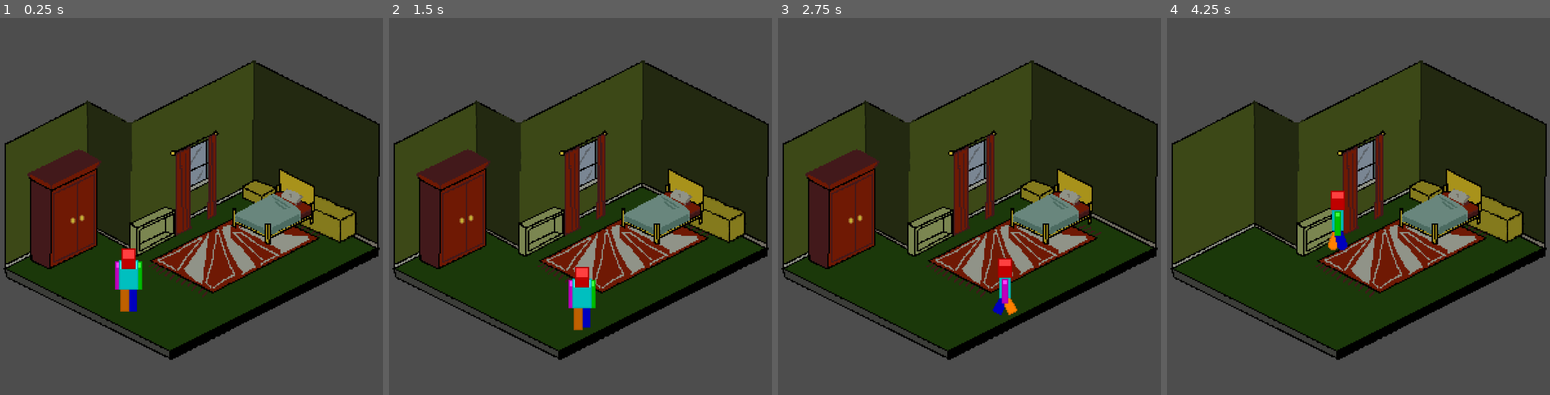
Above: before the commit, frames 1-4 (left to right).
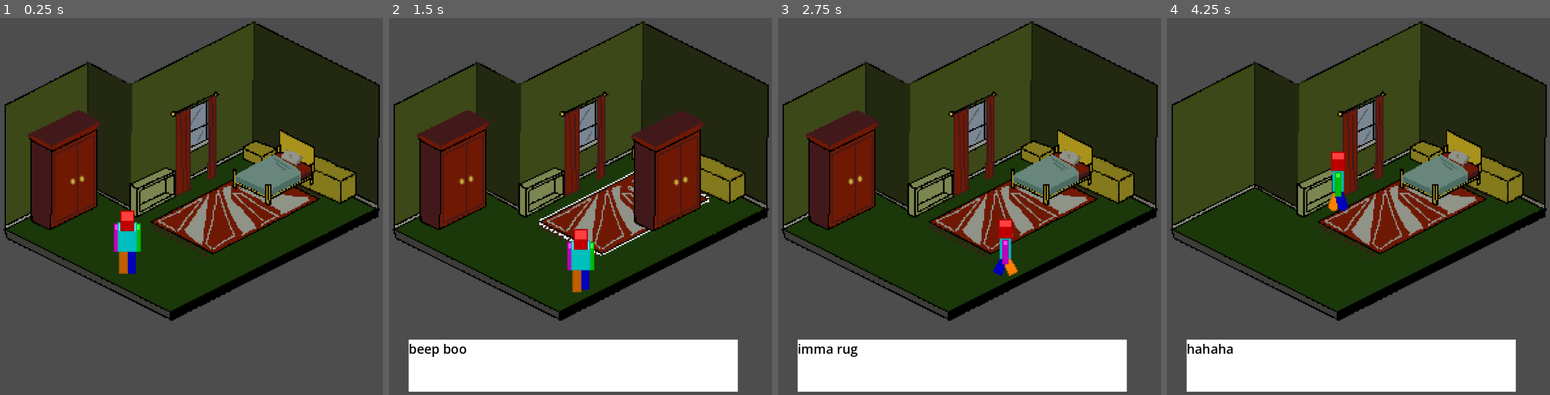
Above: after the commit, the same moments.

Repository: UMKC-GDT/Team2sprint
Game: Godot game, scene res://Scenes/Bedroom.tscn
The game is run twice, just before and just after one commit, with the same random seed, the same clock (stepped at 60 frames per second) and the same inputs.
Inputs (mouse positions are in pixels of both pictures, inside the frame that each line leads up to):
- Up to frame 1 (0.25 s): no input
- Up to frame 2 (1.5 s): tap Enter at 0.5 s; move the mouse to (637, 244) at 0.52 s; press the mouse at (637, 244) at 0.53 s; hold Right (move_right) 0.53-1.28 s; move the mouse to (649, 187) at 1.27 s; release the mouse at (649, 187) at 1.28 s; hold Down (move_down) from 1.28 s (still down); click (649, 187) at 1.35 s
- Up to frame 3 (2.75 s): move the mouse to (1118, 217) at 2.02 s; release Down (move_down) at 2.03 s; press the mouse at (1118, 217) at 2.03 s; hold Right (move_right) from 2.03 s (still down)
- Up to frame 4 (4.25 s): move the mouse to (1446, 202) at 2.77 s; release Right (move_right) at 2.78 s; release the mouse at (1446, 202) at 2.78 s; hold W (move_up) 2.78-3.53 s; click (1446, 202) at 2.85 s; move the mouse to (1232, 202) at 3.52 s; press the mouse at (1232, 202) at 3.53 s; hold Left (move_left) from 3.53 s (still down)

The runs differ from the first frame. In frame 1, 45% of the frame differs, in the area x 0-100%, y 0-91%; in frame 2, 57%, in the area x 0-100%, y 0-100%; in frame 3, 55%; in frame 4, 53%.

Commit message:
Dialogue box works when rug is clicked
yay 2am code pushes

Diff:
--- a/Scenes/Bedroom.tscn
+++ b/Scenes/Bedroom.tscn
@@ -3,12 +3,15 @@
 [ext_resource type="Texture2D" uid="uid://cclvn8yks1m0c" path="res://Assets/V1_BGandAssets-20260928T203720Z-1-001/V1_BGandAssets/bg_plain_v1.png" id="1_iwh4a"]
 [ext_resource type="PackedScene" uid="uid://bm6diafjv2hj6" path="res://Scenes/Character.tscn" id="2_0y5hw"]
 [ext_resource type="PackedScene" uid="uid://vg4gb32xhwrw" path="res://Scenes/bedrooom_objects/rug.tscn" id="3_iwh4a"]
+[ext_resource type="Texture2D" uid="uid://dmwe8qxtcytd1" path="res://Assets/V1_BGandAssets-20260928T203720Z-1-001/V1_BGandAssets/carpet-hover.png" id="3_rsf82"]
 [ext_resource type="PackedScene" uid="uid://8k1a80squec0" path="res://Scenes/bedrooom_objects/nightstand.tscn" id="4_o0d8c"]
 [ext_resource type="PackedScene" uid="uid://coxoi58qf3bcn" path="res://Scenes/bedrooom_objects/dresser.tscn" id="5_o633n"]
 [ext_resource type="PackedScene" uid="uid://8yswdmachr33" path="res://Scenes/bedrooom_objects/bed.tscn" id="6_rsf82"]
 [ext_resource type="PackedScene" uid="uid://7sn7hra0hy3g" path="res://Scenes/bedrooom_objects/wardrobe.tscn" id="7_qt6gd"]
 [ext_resource type="PackedScene" uid="uid://di46rsmtr4wyk" path="res://Scenes/bedrooom_objects/shoebox.tscn" id="8_t6n27"]
 [ext_resource type="PackedScene" uid="uid://c0yh2j1q1ttop" path="res://Scenes/bedrooom_objects/curtains.tscn" id="9_23pcv"]
+[ext_resource type="Script" uid="uid://blolag0nqs876" path="res://Scenes/dialogue_box.gd" id="10_o0d8c"]
+[ext_resource type="Script" uid="uid://diclifvn2d7mu" path="res://Scenes/run_dialogue.gd" id="11_o633n"]
 
 [sub_resource type="RectangleShape2D" id="RectangleShape2D_f7e2x"]
 size = Vector2(611.9302, 12.935608)
@@ -28,11 +31,12 @@
 [node name="Bedroom" type="Node2D" unique_id=1067365110]
 
 [node name="Room_Base" type="Sprite2D" parent="." unique_id=1464485197]
-position = Vector2(497, 540)
+position = Vector2(497.5, 449)
 scale = Vector2(3, 3)
 texture = ExtResource("1_iwh4a")
 
 [node name="Collision_Shapes" type="Node2D" parent="." unique_id=712209660]
+position = Vector2(0.5, -91)
 
 [node name="StaticBody2D" type="StaticBody2D" parent="Collision_Shapes" unique_id=428817072]
 
@@ -78,9 +82,11 @@
 shape = SubResource("RectangleShape2D_c87yd")
 
 [node name="Bedroom_Items" type="Node2D" parent="." unique_id=1958569601]
+position = Vector2(0.5, -91)
 
 [node name="Rug" parent="Bedroom_Items" unique_id=1689549767 instance=ExtResource("3_iwh4a")]
 position = Vector2(645, 646.00006)
+highlight_texture = ExtResource("3_rsf82")
 
 [node name="Nightstand" parent="Bedroom_Items" unique_id=1508232984 instance=ExtResource("4_o0d8c")]
 position = Vector2(674.4375, 510.9375)
@@ -101,8 +107,27 @@
 position = Vector2(545, 504)
 
 [node name="Character" parent="." unique_id=1049770983 instance=ExtResource("2_0y5hw")]
-position = Vector2(363, 725)
+position = Vector2(360, 637)
 scale = Vector2(3, 3)
 
 [node name="Camera2D" type="Camera2D" parent="." unique_id=1009191293]
 position = Vector2(494, 500)
+
+[node name="DialogueBox" type="ColorRect" parent="." unique_id=364843787]
+unique_name_in_owner = true
+offset_left = 111.0
+offset_top = 865.0
+offset_right = 877.0
+offset_bottom = 986.0
+script = ExtResource("10_o0d8c")
+
+[node name="RichTextLabel" type="RichTextLabel" parent="DialogueBox" unique_id=1443217607]
+layout_mode = 0
+offset_right = 762.0
+offset_bottom = 117.0
+theme_override_colors/default_color = Color(0, 0, 0, 1)
+theme_override_font_sizes/normal_font_size = 30
+text = "Dialogue box"
+script = ExtResource("11_o633n")
+
+[connection signal="dialogue_done" from="DialogueBox/RichTextLabel" to="DialogueBox" method="_on_dialogue_done"]
--- a/Scenes/bedrooom_objects/rug.tscn
+++ b/Scenes/bedrooom_objects/rug.tscn
@@ -13,5 +13,6 @@
 [node name="CollisionPolygon2D" type="CollisionPolygon2D" parent="Area2D" unique_id=1654639984]
 polygon = PackedVector2Array(5.9264445, -28.607151, 52.679504, -5.1428585, -27.65674, 34.071438, -74.08055, 11.89286)
 
+[connection signal="input_event" from="Area2D" to="." method="_on_area_2d_input_event"]
 [connection signal="mouse_entered" from="Area2D" to="." method="_on_area_2d_mouse_entered"]
 [connection signal="mouse_exited" from="Area2D" to="." method="_on_area_2d_mouse_exited"]
--- /dev/null
+++ b/Scenes/dialogue_box.gd
@@ -0,0 +1,17 @@
+extends ColorRect
+
+@onready var textBox: RichTextLabel = get_child(0)
+
+# Called when the node enters the scene tree for the first time.
+func _ready() -> void:
+	self.visible = false
+
+#objects in the room call this function
+#the dialogue text is stored on the object itself
+func trigger_dialogue(text: Array):
+	textBox.set_lines(text)
+	textBox.set_running(true)
+
+#ends the dialogue box
+func _on_dialogue_done() -> void:
+	textBox.set_running(false)
--- /dev/null
+++ b/Scenes/run_dialogue.gd
@@ -0,0 +1,48 @@
+extends RichTextLabel
+
+#keeps track of current running text
+var dialogue_lines : Array
+var letter = 0
+var line = 0
+var running_dialogue = false
+
+
+@onready var textbox: ColorRect = get_parent()
+
+#signals to the manager when it can move to next script line
+
+signal dialogue_done
+
+func _process(_delta):
+	#if there's no dialogue, show nothing
+	if dialogue_lines == null or running_dialogue == false:
+		textbox.visible = false
+		self.text = ""
+
+
+
+	#if dialogue line is still running, add another letter each frame
+	elif line < dialogue_lines.size() and letter < dialogue_lines[line].length():
+		textbox.visible = true
+		self.text += dialogue_lines[line][letter]
+		letter += 1
+
+	#if the line is not running anymore and player clicks mouse, move to next line
+	elif (Input.is_action_just_pressed("click") ):
+		line +=1
+		letter = 0
+		self.text = ""
+
+	#if all the dialogue lines have finished
+	elif line == dialogue_lines.size():
+		self.text = ""
+		letter = 0
+		line = 0
+		dialogue_done.emit() #sends signal to Dialogue Box
+
+func set_lines(i: Array):
+	dialogue_lines = i
+
+
+func set_running(setting: bool):
+	running_dialogue = setting
--- a/Scripts/bedroom_objects/rug.gd
+++ b/Scripts/bedroom_objects/rug.gd
@@ -13,3 +13,12 @@
 func _on_area_2d_mouse_exited() -> void:
 	mouse_on = false
 	self.texture = main_texture
+
+var text = ["beep boop", "imma rug", "ooOOooOOo spooky", "hahaha"]
+
+#i added thisfor dialogue  -Cameron
+#this signal is triggered when anything interacts with the area2D
+func _on_area_2d_input_event(viewport: Node, event: InputEvent, shape_idx: int) -> void:
+	#if mouse clicks the rug
+	if event is InputEventMouseButton and event.button_index == MOUSE_BUTTON_LEFT and event.pressed:
+		%DialogueBox.trigger_dialogue(text) #trigger dialogue with whatever the rug reveals
Binary file added: Assets/V1_BGandAssets-20260928T203720Z-1-001/V1_BGandAssets/carpet-hover.png
Not shown, added: Assets/V1_BGandAssets-20260928T203720Z-1-001/V1_BGandAssets/carpet-hover.png.import
Not shown, added: Scenes/dialogue_box.gd.uid
Not shown, added: Scenes/run_dialogue.gd.uid
